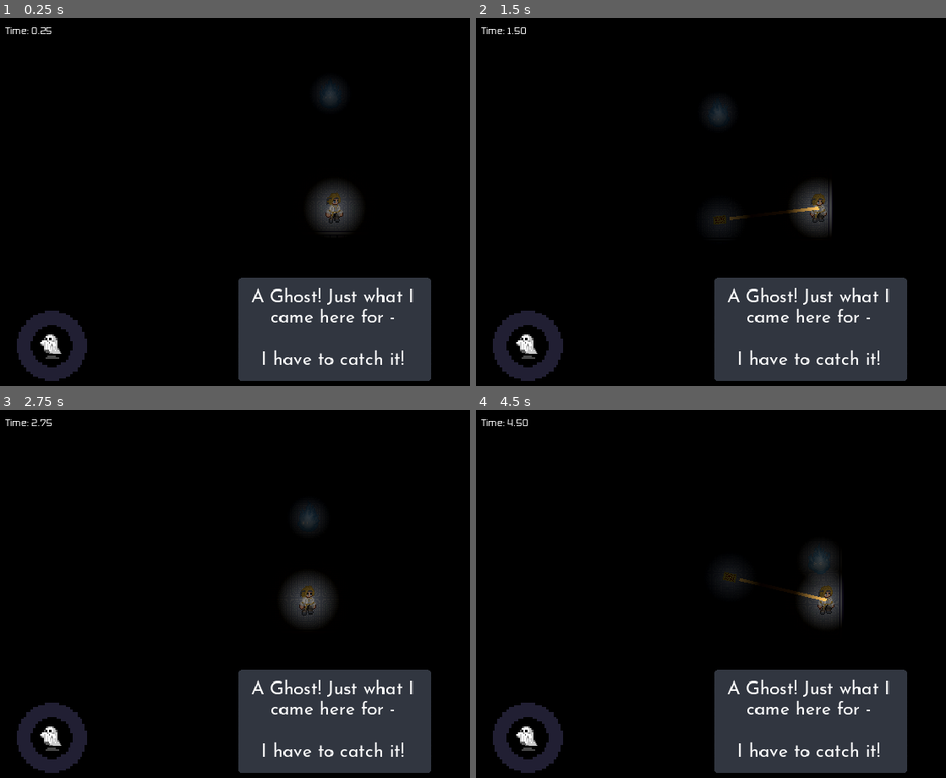
Above: before the commit, frames 1-4 (two rows, left to right).
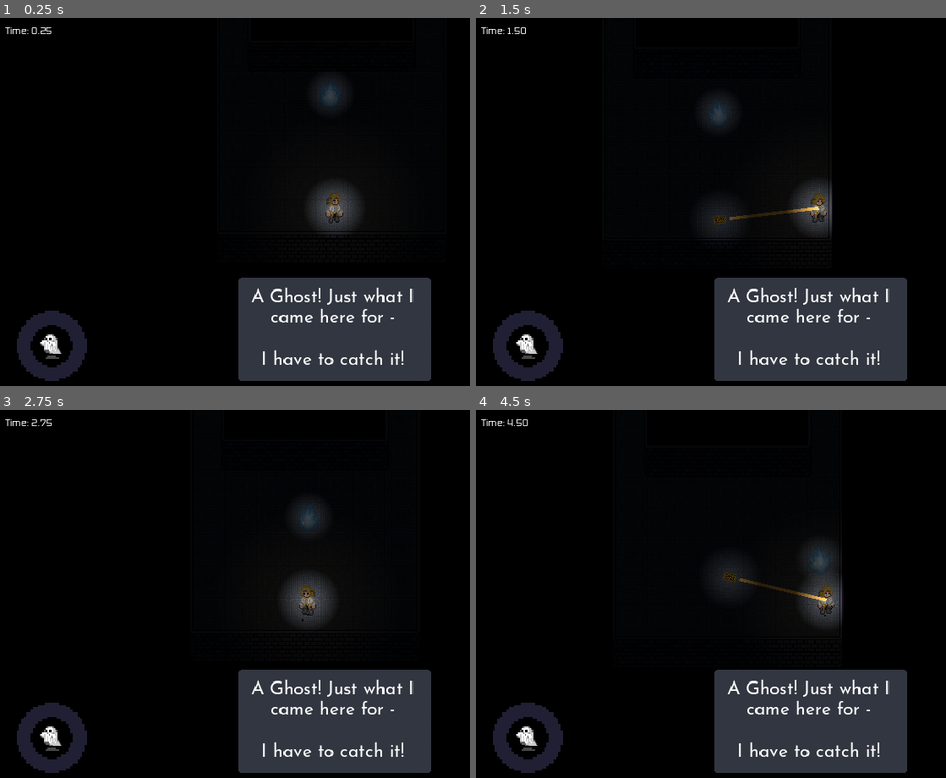
Above: after the commit, the same moments.

Repository: junyynyyn/Summer-Jam-2024
Game: Godot game, scene res://Scenes/Levels/Level1.tscn
Same seed, same stepped clock (60 frames per second), same inputs: the game is played once before the commit and once after it. This scene is started directly instead of the project's main scene.
Inputs (mouse positions are in pixels of both pictures, inside the frame that each line leads up to):
- Up to frame 1 (0.25 s): no input
- Up to frame 2 (1.5 s): tap E at 0.5 s; move the mouse to (outside the picture) at 0.52 s; hold D (right) 0.53-1.25 s; click (outside the picture) at 0.6 s; tap W (up) at 0.77 s; tap Enter at 1.25 s; drag from (673, 227) to (837, 209) at 1.27 s
- Up to frame 3 (2.75 s): tap Enter at 2 s; move the mouse to (404, 516) at 2.02 s; hold A (left) from 2.03 s (still down); tap E at 2.1 s; click (404, 516) at 2.3 s
- Up to frame 4 (4.5 s): release A (left) at 2.75 s; tap Enter at 2.75, 3.5, 4.25 s; drag from (776, 674) to (607, 542) at 2.77 s; move the mouse to (outside the picture) at 3.52 s; hold D (right) 3.53-4.25 s; click (outside the picture) at 3.6 s; tap W (up) at 3.77 s; drag from (607, 542) to (711, 505) at 4.27 s

The runs differ from the first frame. In frame 2, 0.1% of the frame differs, in the area x 53-72%, y 51-55%; in frame 3, 0.1%; in frame 4, 0.1%, in the area x 55-76%, y 45-57%.

Commit message:
Added default values to sound settings so they save properly

Diff:
--- a/UniMelb Game Jam/Scenes/Levels/Level.tscn
+++ b/UniMelb Game Jam/Scenes/Levels/Level.tscn
@@ -70,7 +70,7 @@
 material = SubResource("CanvasItemMaterial_ksipx")
 
 [node name="CanvasModulate" type="CanvasModulate" parent="."]
-color = Color(0.00392157, 0.00392157, 0.00392157, 1)
+color = Color(0.164706, 0.164706, 0.164706, 1)
 
 [node name="WorldEnvironment" type="WorldEnvironment" parent="."]
 environment = SubResource("Environment_0oj3i")
--- a/UniMelb Game Jam/Scenes/Player/Player.tscn
+++ b/UniMelb Game Jam/Scenes/Player/Player.tscn
@@ -128,5 +128,20 @@
 radial_accel_max = -80.0
 color = Color(0.905882, 0.713726, 0.176471, 1)
 
+[node name="DashParticles" type="CPUParticles2D" parent="Particles"]
+position = Vector2(0, 15)
+scale = Vector2(2, 2)
+amount = 2
+lifetime = 0.2
+local_coords = true
+emission_shape = 3
+emission_rect_extents = Vector2(3, 2)
+direction = Vector2(0, -1)
+spread = 180.0
+gravity = Vector2(0, 0)
+initial_velocity_min = 10.0
+initial_velocity_max = 30.0
+color = Color(0.203922, 0.180392, 0.14902, 1)
+
 [connection signal="body_entered" from="GhostCollectionArea" to="." method="_on_ghost_collection_area_body_entered"]
 [connection signal="timeout" from="ReleaseTimer" to="." method="_on_release_timer_timeout"]
--- a/UniMelb Game Jam/Scripts/Global.gd
+++ b/UniMelb Game Jam/Scripts/Global.gd
@@ -8,9 +8,9 @@
 # For registering username to upload scores
 var username = null
 
-var master_volume:float
-var music_volume: float
-var sfx_volume: float
+var master_volume: float = 1.0
+var music_volume: float = 0.2
+var sfx_volume: float = 1.0
 
 func _ready():
 	load_game_data()
@@ -41,7 +41,6 @@
 	var json_string = JSON.stringify(save_data)
 	save_game.store_string(json_string)
 	save_game.close()
-
 
 func load_game_data():
 	if not FileAccess.file_exists("user://game_data.json"):
--- a/UniMelb Game Jam/Scripts/Player/Player.gd
+++ b/UniMelb Game Jam/Scripts/Player/Player.gd
@@ -21,12 +21,17 @@
 	var input_dir = Input.get_vector("left", "right", "up", "down")
 	var direction = (Vector2(input_dir.x, input_dir.y)).normalized()
 	if (velocity.length() <= 10.0):
+		$Particles/DashParticles.emitting = false
 		var cell = Global.tilemap.local_to_map(position)
 		var data = Global.tilemap.get_cell_tile_data(0, cell)
 		if (data.get_custom_data("Pit")):
 			get_tree().reload_current_scene()
+	else:
+		$Particles/DashParticles.emitting = true
 
 	if direction:
+		if (velocity.x):
+			$Sprite2D.flip_h = velocity.x < 0
 		velocity.x = move_toward(velocity.x, direction.x * SPEED, ACCELERATION)
 		velocity.y = move_toward(velocity.y, direction.y * SPEED, ACCELERATION)
 	else:
@@ -37,7 +42,6 @@
 		var mouse_pos = get_global_mouse_position()
 		var mouse_direction = Global.hook.global_position.direction_to(mouse_pos)
 		Global.hook.fire(mouse_direction)
-		#GrappleThrowNoise.play()
 		can_fire_hook = false
 
 	# If ghosts are collected then drag them along with the player
--- a/UniMelb Game Jam/Scripts/Settings.gd
+++ b/UniMelb Game Jam/Scripts/Settings.gd
@@ -9,8 +9,6 @@
 func _ready():
 	Global.load_game_data()
 	update_volume_sliders()
-
-
 
 func update_volume_sliders():
 	master_slider.value = Global.master_volume
Not shown, changed: UniMelb Game Jam/export_presets.cfg
Not shown, added: Itch Upload/index.apple-touch-icon.png
Not shown, added: Itch Upload/index.audio.worklet.js
Not shown, added: Itch Upload/index.html
Not shown, added: Itch Upload/index.icon.png
Not shown, added: Itch Upload/index.js
Not shown, added: Itch Upload/index.pck
Not shown, added: Itch Upload/index.png
Not shown, added: Itch Upload/index.wasm
Not shown, added: Itch Upload/index.worker.js
Not shown, added: Itch Upload/index.zip
Not shown, changed: UniMelb Game Jam/LuigisMansion.pck
